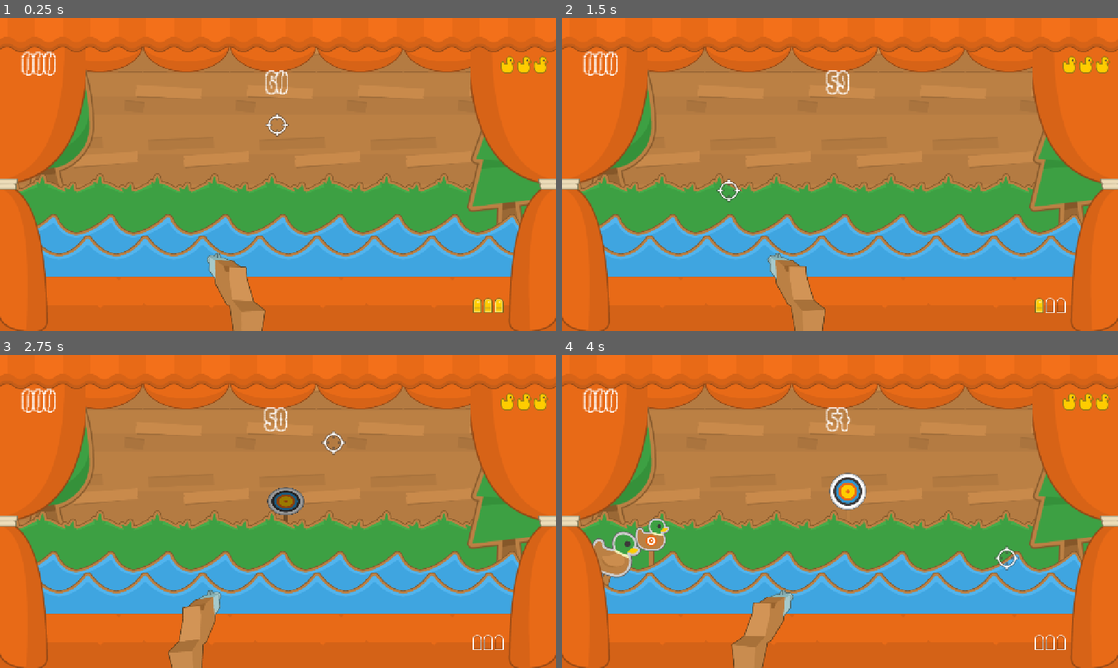
Above: before the commit, frames 1-4 (two rows, left to right).
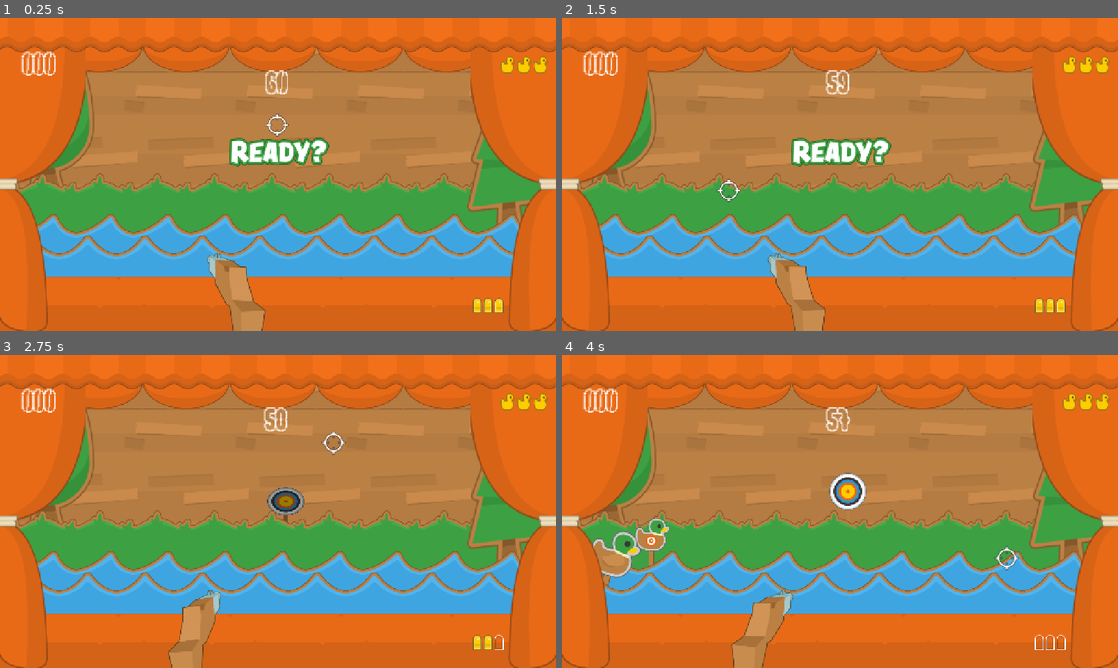
Above: after the commit, the same moments.

Repository: JPlimajots/pluck-and-duck
Game: Godot game, scene res://scenes/palco_principal.tscn
The game is run twice, just before and just after one commit, with the same random seed, the same clock (stepped at 60 frames per second) and the same inputs.
Inputs (mouse positions are in pixels of both pictures, inside the frame that each line leads up to):
- Up to frame 1 (0.25 s): no input
- Up to frame 2 (1.5 s): tap Enter at 0.5 s; move the mouse to (962, 158) at 0.52 s; click (962, 158) at 0.67 s; move the mouse to (728, 190) at 1.27 s; click (728, 190) at 1.42 s
- Up to frame 3 (2.75 s): tap Space at 2 s; move the mouse to (333, 442) at 2.02 s; click (333, 442) at 2.17 s
- Up to frame 4 (4 s): move the mouse to (812, 574) at 2.77 s; click (812, 574) at 2.92 s; move the mouse to (1006, 558) at 3.52 s; click (1006, 558) at 3.67 s

The runs differ from the first frame. In frame 1, 1.4% of the frame differs, in the area x 41-60%, y 38-48%; in frame 2, 1.5%, in the area x 41-91%, y 38-95%; in frame 3, 0.1%; in frame 4, nothing differs.

Commit message:
feat: maquina de estados, textura de feedback e placar animado

Diff:
--- a/scenes/palco_principal.tscn
+++ b/scenes/palco_principal.tscn
@@ -10,19 +10,28 @@
 [ext_resource type="Texture2D" uid="uid://bhmwbg5oohmrv" path="res://assets/Stall/curtain.png" id="3_spwae"]
 [ext_resource type="Texture2D" uid="uid://bqat60ja0g26n" path="res://assets/HUD/icon_bullet_empty_short.png" id="4_4qqe5"]
 [ext_resource type="Texture2D" uid="uid://c3svalpkmxdik" path="res://assets/Stall/tree_pine.png" id="4_76are"]
+[ext_resource type="Texture2D" uid="uid://bdhlnn5t3sfd7" path="res://assets/HUD/text_ready.png" id="4_jjmgi"]
 [ext_resource type="Texture2D" uid="uid://dupu2q3tom1hg" path="res://assets/Stall/water1.png" id="4_rsoic"]
 [ext_resource type="Texture2D" uid="uid://dvgreq6i8x43p" path="res://assets/Stall/curtain_rope.png" id="5_j61tm"]
+[ext_resource type="Texture2D" uid="uid://csy0w8f88crjk" path="res://assets/HUD/text_go.png" id="5_rlvh5"]
 [ext_resource type="Texture2D" uid="uid://1jlamsjrhp8q" path="res://assets/Stall/curtain_top.png" id="6_76are"]
+[ext_resource type="Texture2D" uid="uid://hqpp8m8pomn3" path="res://assets/HUD/text_timeup.png" id="6_tbo4c"]
+[ext_resource type="Texture2D" uid="uid://c868jlq2j6iph" path="res://assets/HUD/text_gameover.png" id="7_qmfak"]
 [ext_resource type="PackedScene" uid="uid://drd3u8s0iouha" path="res://scenes/mira.tscn" id="13_trvxo"]
 [ext_resource type="FontFile" uid="uid://b2mf25l5dvmn5" path="res://assets/fonts/Bumper Pixel Stroke.ttf" id="15_1buyy"]
 [ext_resource type="Texture2D" uid="uid://0uqm0mxe1yxq" path="res://assets/HUD/icon_bullet_gold_short.png" id="16_ebexg"]
 [ext_resource type="Texture2D" uid="uid://bvmflabmuwvau" path="res://assets/HUD/icon_duck.png" id="17_mybgg"]
 [ext_resource type="Texture2D" uid="uid://u6olj2wru4js" path="res://assets/Objects/rifle.png" id="18_mybgg"]
+[ext_resource type="Texture2D" uid="uid://pnj8upviy6s3" path="res://assets/HUD/text_score.png" id="22_rlvh5"]
 
 [node name="PalcoPrincipal" type="Node2D" unique_id=1145485412]
 script = ExtResource("1_76are")
 texture_bala_cheia = ExtResource("16_ebexg")
 texture_bala_vazia = ExtResource("4_4qqe5")
+text_ready = ExtResource("4_jjmgi")
+text_go = ExtResource("5_rlvh5")
+text_timeup = ExtResource("6_tbo4c")
+text_gameover = ExtResource("7_qmfak")
 
 [node name="Cenario" type="Control" parent="." unique_id=242326829]
 layout_mode = 3
@@ -318,6 +327,53 @@
 grow_horizontal = 2
 grow_vertical = 2
 
+[node name="MensagemCentroUI" type="TextureRect" parent="HUD" unique_id=1910555299]
+visible = false
+anchors_preset = 8
+anchor_left = 0.5
+anchor_top = 0.5
+anchor_right = 0.5
+anchor_bottom = 0.5
+offset_left = -112.0
+offset_top = -72.0
+offset_right = 116.0
+offset_bottom = -32.0
+grow_horizontal = 2
+grow_vertical = 2
+stretch_mode = 5
+
+[node name="ResultadoFinal" type="VBoxContainer" parent="HUD" unique_id=1259722419]
+visible = false
+anchors_preset = 8
+anchor_left = 0.5
+anchor_top = 0.5
+anchor_right = 0.5
+anchor_bottom = 0.5
+offset_left = -20.0
+offset_top = -20.0
+offset_right = 20.0
+offset_bottom = 20.0
+grow_horizontal = 2
+grow_vertical = 2
+theme_override_constants/separation = 20
+
+[node name="ScoreTituloUI" type="TextureRect" parent="HUD/ResultadoFinal" unique_id=46991096]
+layout_mode = 2
+texture = ExtResource("22_rlvh5")
+stretch_mode = 3
+
+[node name="PontosFinalLabel" type="Label" parent="HUD/ResultadoFinal" unique_id=874126877]
+layout_mode = 2
+theme_override_colors/font_color = Color(1, 0.8, 0, 1)
+theme_override_colors/font_shadow_color = Color(0.2901961, 0, 0, 1)
+theme_override_colors/font_outline_color = Color(0, 0, 0, 1)
+theme_override_constants/shadow_offset_x = 5
+theme_override_constants/shadow_offset_y = 5
+theme_override_constants/outline_size = 8
+theme_override_fonts/font = ExtResource("15_1buyy")
+theme_override_font_sizes/font_size = 70
+horizontal_alignment = 1
+
 [node name="RifleVisual" type="Sprite2D" parent="HUD" unique_id=40248702]
 position = Vector2(500, 700)
 scale = Vector2(0.8, 0.8)
--- a/scripts/mira.gd
+++ b/scripts/mira.gd
@@ -3,6 +3,7 @@
 
 static var municao_max: int = 3
 static var municao_atual: int = municao_max
+var arma_travada: bool = true
 
 signal alvo_atingido(pontos_ganhos: int)
 signal municao_alterada(quantidade_atual: int)
@@ -22,16 +23,17 @@
 	if event is InputEventMouseMotion:
 		global_position = event.position
 	elif event is InputEventMouseButton:
-		if event.button_index == MOUSE_BUTTON_LEFT and event.pressed:
-			if municao_atual > 0:
-				municao_atual -= 1
-				municao_alterada.emit(municao_atual)
-				$SomTiro.play()
-				acertou_tiro_pato()
-			else:
-				$SomVazio.play()
-		elif event.button_index == MOUSE_BUTTON_RIGHT and event.pressed:
-			recarregar_arma()
+		if not arma_travada:
+			if event.button_index == MOUSE_BUTTON_LEFT and event.pressed:
+				if municao_atual > 0:
+					municao_atual -= 1
+					municao_alterada.emit(municao_atual)
+					$SomTiro.play()
+					acertou_tiro_pato()
+				else:
+					$SomVazio.play()
+			elif event.button_index == MOUSE_BUTTON_RIGHT and event.pressed:
+				recarregar_arma()
 
 
 func acertou_tiro_pato():
--- a/scripts/palco_principal.gd
+++ b/scripts/palco_principal.gd
@@ -11,6 +11,11 @@
 @onready var cena_alvo_frenzy = preload("res://scenes/alvo_frenzy.tscn")
 @export var texture_bala_cheia: Texture2D
 @export var texture_bala_vazia: Texture2D
+@export var text_ready: Texture2D
+@export var text_go: Texture2D
+@export var text_timeup: Texture2D
+@export var text_gameover: Texture2D
+@export var text_score: Texture2D
 
 var pontuacao_atual: int = 0
 var tempo_restante: float = 60.0
@@ -40,6 +45,16 @@
 	$Mira.explosao_acionada.connect(_on_explosao_acionada)
 	$Mira.congelamento_acionado.connect(_on_congelamento_acionado)
 	$Mira.frenzy_acionado.connect(_on_frenzy_acionado)
+	$Mira.arma_travada = true
+	var visor_msg = $HUD/MensagemCentroUI
+	visor_msg.texture = text_ready
+	visor_msg.show()
+	await get_tree().create_timer(1.5).timeout
+	visor_msg.texture = text_go
+	jogo_ativo = true
+	$Mira.arma_travada = false
+	await  get_tree().create_timer(1.0).timeout
+	visor_msg.hide()
 
 # Called every frame. 'delta' is the elapsed time since the previous frame.
 func _process(delta: float) -> void:
@@ -93,14 +108,29 @@
 	$Interface/TextoPontos.text = str(pontuacao_atual)
 
 
-func finaliza_jogo():
+func finaliza_jogo(vitoria: bool = true):
 	jogo_ativo = false
 	tempo_restante = 0
 	$Interface/TextoTempo.text = "00"
+	$Mira.arma_travada = true
 	$GeradorDePatos.stop()
 	$GeradorDePatosFundo.stop()
 	$GeradorAlvosGrama.stop()
-	print("FIM DE JOGO! Pontuação Final: ", pontuacao_atual)
+	if vitoria:
+		var visor_msg = $HUD/MensagemCentroUI
+		visor_msg.texture = text_timeup
+		visor_msg.show()
+		await get_tree().create_timer(2.5).timeout
+		visor_msg.hide()
+		$Interface/TextoPontos.hide()
+		$HUD/ResultadoFinal/PontosFinalLabel.text = str(pontuacao_atual)
+		$HUD/ResultadoFinal.show()
+		var container_final = $HUD/ResultadoFinal
+		container_final.scale = Vector2.ZERO
+		container_final.pivot_offset = container_final.size
+		var tween = create_tween()
+		tween.tween_property(container_final, "scale", Vector2(1.2, 1.2), 0.2).set_trans(Tween.TRANS_BACK).set_ease(Tween.EASE_OUT)
+		tween.tween_property(container_final, "scale", Vector2.ONE, 0.1)
 
 
 func _on_gerador_de_patos_fundo_timeout() -> void:
@@ -168,7 +198,10 @@
 		var patinho_ui = $HUD/ContainerVidas.get_child(vidas_atuais)
 		patinho_ui.visible = false
 	if vidas_atuais <= 0:
-		print("GAME OVER!")
+		$HUD/MensagemCentroUI.texture = text_gameover
+		$HUD/MensagemCentroUI.show()
+		finaliza_jogo(false)
+
 
 
 func _on_explosao_acionada():
